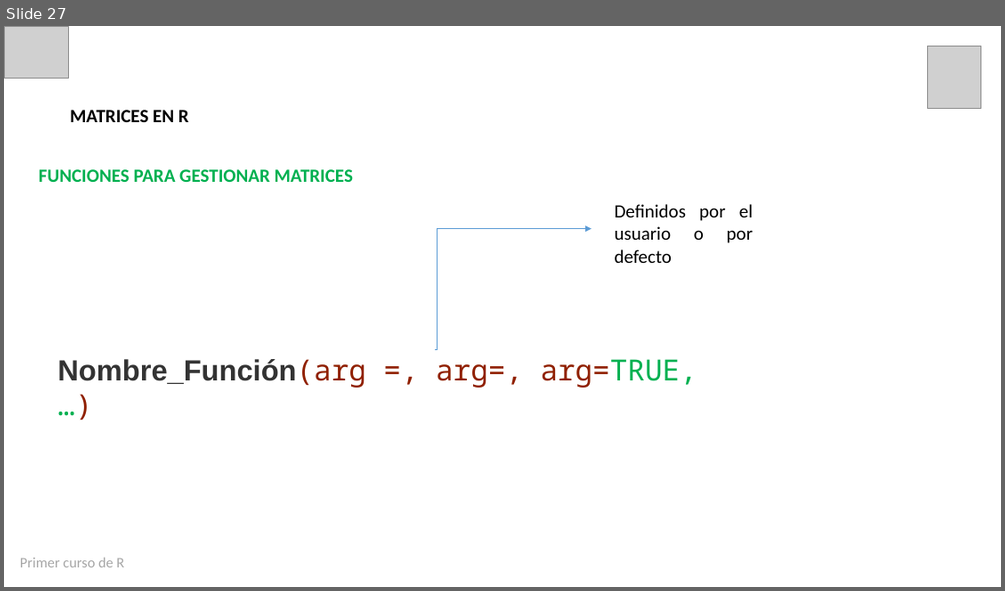
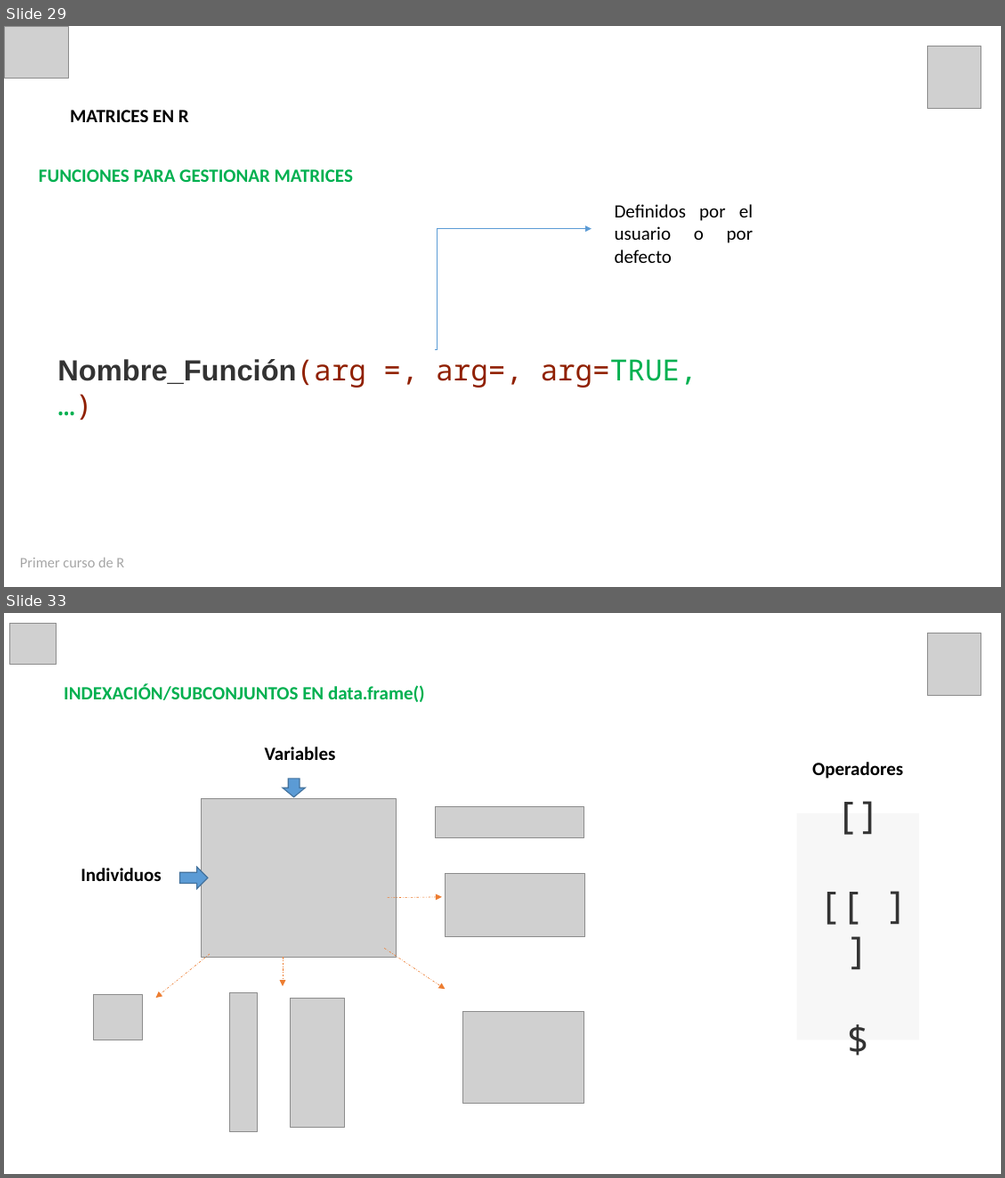
Before and after one commit to estadisticaun/Rbasico, a slide deck: Presentaciones/Presentación Sesión 3 21-08-2020.pptx. Shown one above the other, each under a label of ours: slide 27 before the commit, slides 29 and 33 after it; the slides between them are not shown. The pictures are 1005x591 and 1005x1178 pixels, drawn with LibreOffice and Linux fonts; fonts in the diff are those of the drawing; grey boxes stand for pictures. Boxes give left, top, right and bottom in pixels: in the first picture for what was removed or moved away, otherwise in the second. Text is boxed around its words. In the diff, an @@ line names an element or a change of style, - is before the commit and + after.

```diff
--- a/Presentaciones/Presentación Sesión 3 21-08-2020.pptx
+++ b/Presentaciones/Presentación Sesión 3 21-08-2020.pptx
@@ slide 33 added at (4, 613, 1001, 1174), background #FFFFFF @@
@@ picture added at (9, 623, 57, 664) @@
@@ picture added at (928, 633, 981, 695) @@
@@ text added at (64, 684, 425, 702), 18 pt, text #00B050, bold @@
+INDEXACIÓN/SUBCONJUNTOS EN data.frame()
@@ text added at (265, 747, 336, 760), 18 pt, text #000000, bold @@
+Variables
@@ text added at (812, 762, 903, 779), 18 pt, text #000000, bold @@
+Operadores
@@ picture added at (202, 798, 396, 957) @@
@@ down arrow added at (283, 779, 306, 797), fill #5B9BD5, outline #43739E 1 pt @@
@@ picture added at (436, 807, 583, 838) @@
@@ rectangle added at (797, 813, 919, 1040), fill #F7F7F7, 36 pt, text #333333 @@
+[]
+[[ ]]
+$
@@ text added at (81, 868, 161, 881), 18 pt, text #000000, bold @@
+Individuos
@@ right arrow added at (179, 868, 208, 889), fill #5B9BD5, outline #43739E 1 pt @@
@@ picture added at (445, 874, 585, 937) @@
@@ arrow added from (388, 898) to (442, 897), #ED7D31 0.5 pt dashed @@
@@ arrow added from (210, 954) to (156, 997), #ED7D31 0.5 pt dashed @@
@@ arrow added from (283, 957) to (283, 986), #ED7D31 0.5 pt dashed @@
@@ arrow added from (385, 948) to (445, 989), #ED7D31 0.5 pt dashed @@
@@ picture added at (94, 995, 142, 1039) @@
@@ picture added at (230, 993, 258, 1132) @@
@@ picture added at (291, 997, 344, 1127) @@
@@ picture added at (463, 1012, 583, 1103) @@
@@ what was slide 27 is now slide 29 @@
```
Also in this commit, not shown: 12 slides changed, 16 other slides added, 21 other files.
